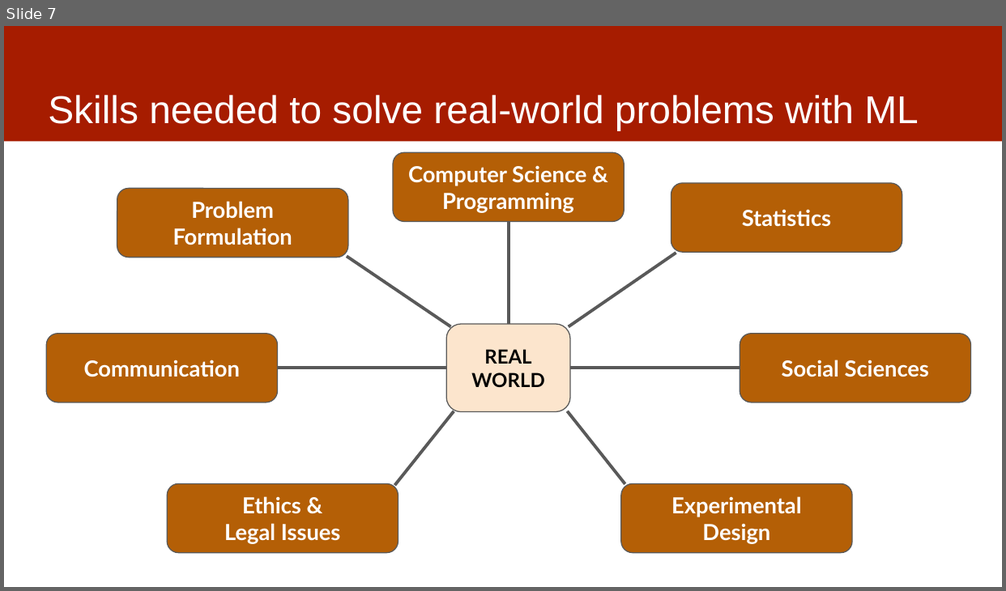
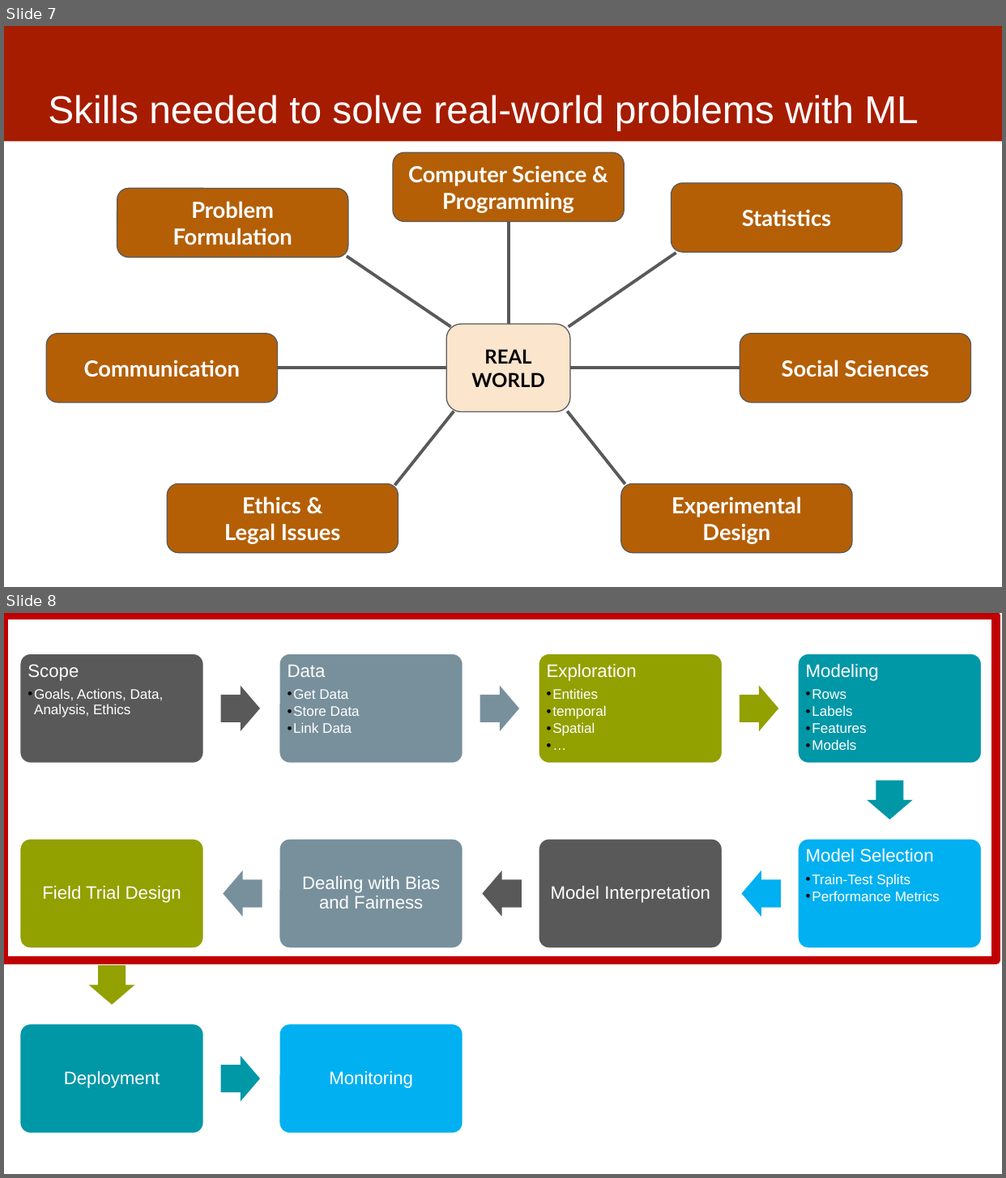
Before and after one commit to dssg/mlforpublicpolicylab, a slide deck: 01 - Intro and Scoping/Class1-Overview.pptx. Shown one above the other, each under a label of ours: slide 7 before the commit, slides 7 and 8 after it. The pictures are 1006x591 and 1006x1178 pixels, drawn with LibreOffice and Linux fonts; fonts in the diff are those of the drawing. Boxes give left, top, right and bottom in pixels: in the first picture for what was removed or moved away, otherwise in the second. Text is boxed around its words. In the diff, an @@ line names an element or a change of style, - is before the commit and + after.

Commit message:
updated slides

```diff
--- a/01 - Intro and Scoping/Class1-Overview.pptx
+++ b/01 - Intro and Scoping/Class1-Overview.pptx
@@ slide 8 added at <box>4,613,1002,1174</box>, background #FFFFFF @@
@@ rectangle added at <box>4,616,996,961</box>, outline #C00000 6 pt @@
@@ group added at <box>19,653,983,1134</box>: 10 rounded rectangles, 10 texts, 9 right arrows @@
+Scope
+  • Goals, Actions, Data, Analysis, Ethics
+Data
+  • Get Data
+  • Store Data
+  • Link Data
+Exploration
+  • Entities
+  • temporal
+  • Spatial
+  • …
+Modeling
+  • Rows
+  • Labels
+  • Features
+  • Models
+Model Selection
+  • Train-Test Splits
+  • Performance Metrics
+Model Interpretation
+Dealing with Bias and Fairness
+Field Trial Design
+Deployment
+Monitoring
```
Also in this commit, not shown: 1 other file.
